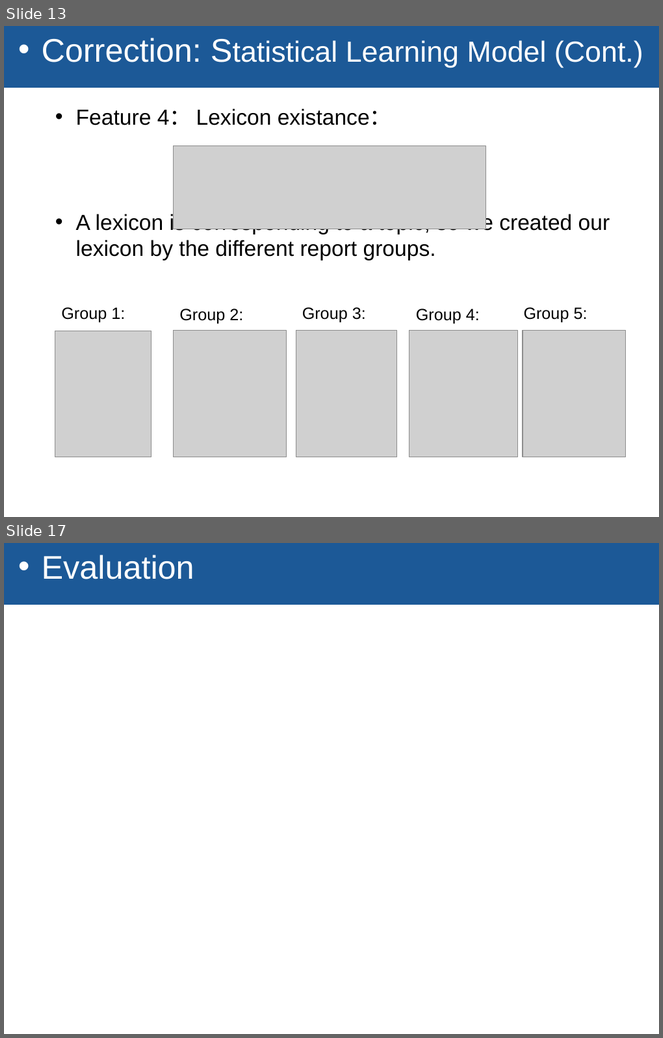
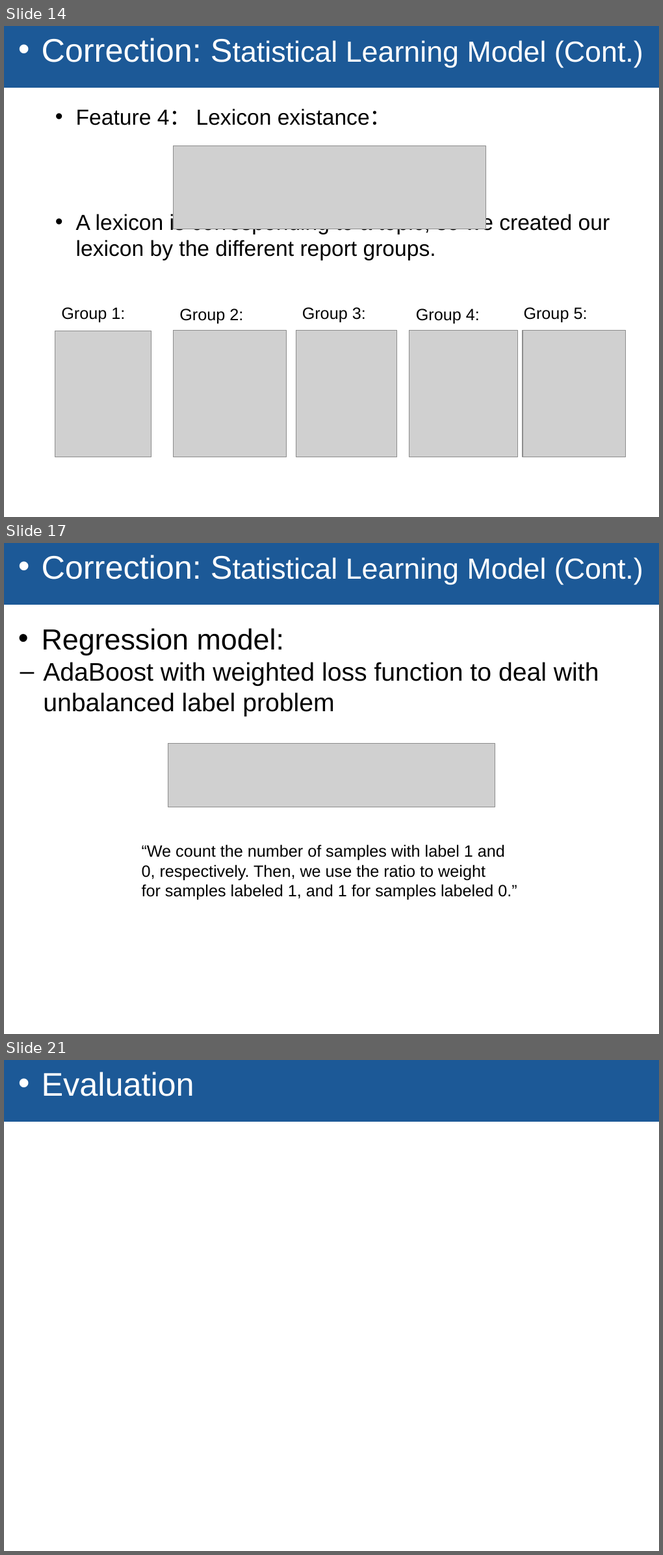
Before and after one commit to TZstatsADS/Fall2018-Project4-sec1-grp5, a slide deck: GR5243 pro4.pptx. Shown one above the other, each under a label of ours: slides 13 and 17 before the commit, slides 14, 17 and 21 after it; the slides between them are not shown. The pictures are 663x1038 and 663x1555 pixels, drawn with LibreOffice and Linux fonts; fonts in the diff are those of the drawing; grey boxes stand for pictures; background and template pictures are left out. Boxes give left, top, right and bottom in pixels: in the first picture for what was removed or moved away, otherwise in the second. Text is boxed around its words. In the diff, an @@ line names an element or a change of style, - is before the commit and + after.

```diff
--- a/GR5243 pro4.pptx
+++ b/GR5243 pro4.pptx
@@ slide 17 added at bbox=[4, 543, 659, 1034], background #FFFFFF; not listed: 1 template element that a slide beside it also shows @@
@@ text added at bbox=[42, 555, 644, 717], 28 pt, text #000000 @@
+• Correction: Statistical Learning Model (Cont.)
+• Regression model:
+  – AdaBoost with weighted loss function to deal with unbalanced label problem
@@ picture added at bbox=[168, 743, 495, 807] @@
@@ text added at bbox=[142, 845, 517, 900], 18 pt, text #000000 @@
+“We count the number of samples with label 1 and
+0, respectively. Then, we use the ratio to weight
+for samples labeled 1, and 1 for samples labeled 0.”
@@ what was slide 13 is now slide 14 @@
@@ what was slide 17 is now slide 21 @@
```
Also in this commit, not shown: 3 slides changed, 4 other slides added, 4 other files.
